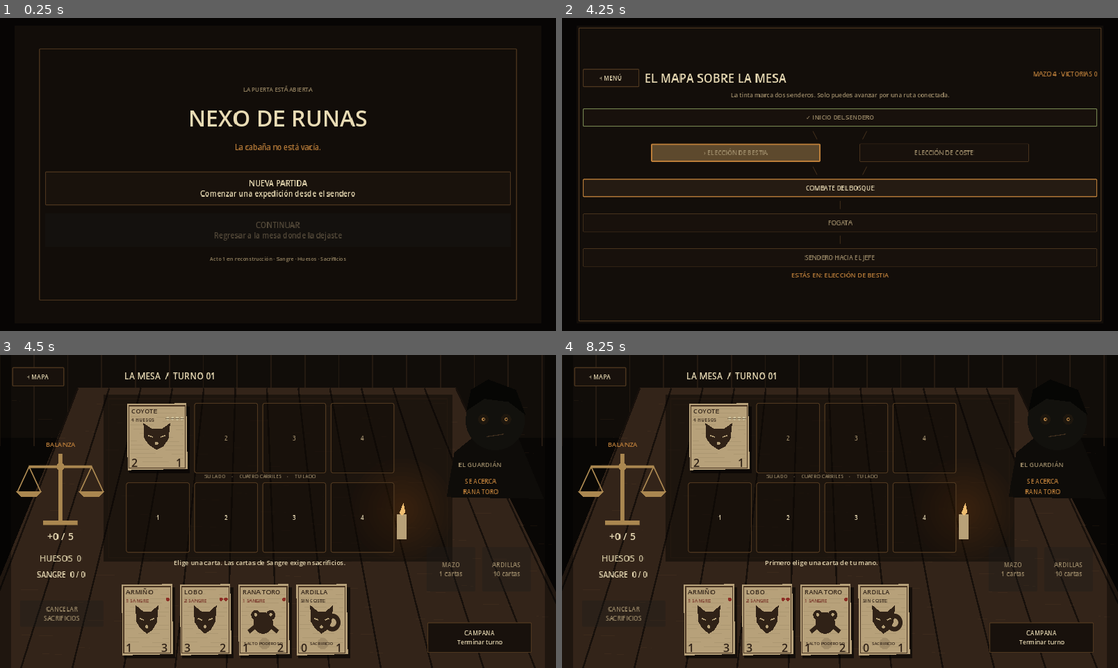
Above: before the commit, frames 1-4 (two rows, left to right).
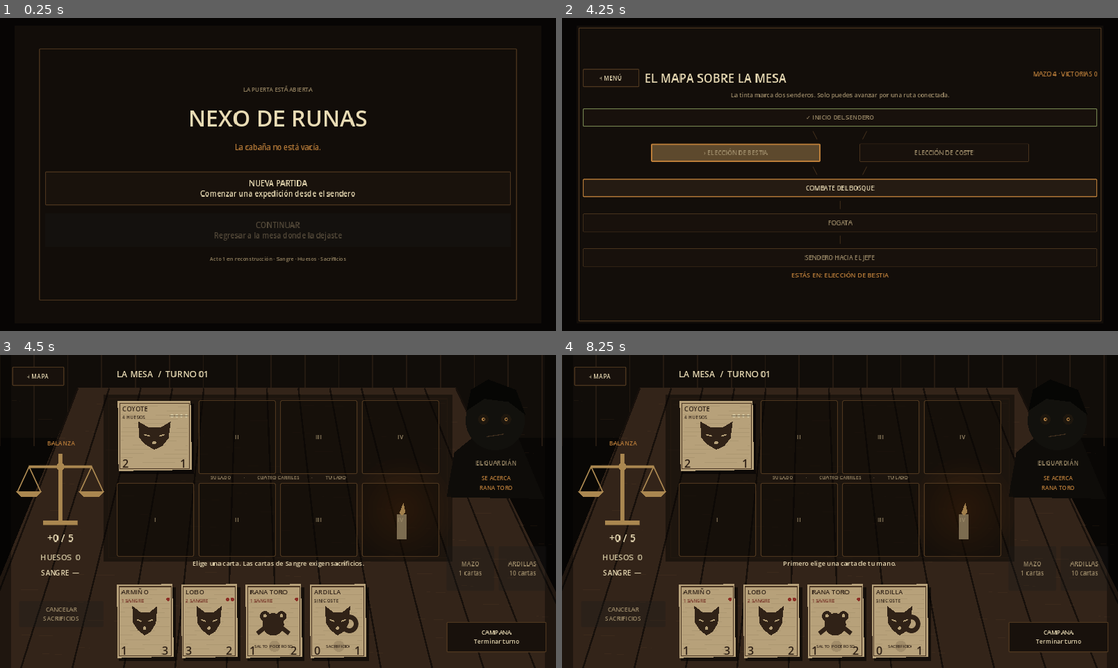
Above: after the commit, the same moments.

Repository: LoloscarPrr/Nexo-de-runas-v2
Game: Godot game, scene res://scenes/main.tscn
Two runs of this game, one before a commit and one after it. Both use one fixed random seed, a clock stepped at 60 frames per second and the inputs below.
Inputs (mouse positions are in pixels of both pictures, inside the frame that each line leads up to):
- Up to frame 1 (0.25 s): no input
- Up to frame 2 (4.25 s): click "NUEVA PARTIDA Comenzar una ex…" at 0.5 s; click "‹ MENÚ" at 1.25 s; click "NUEVA PARTIDA Comenzar una ex…" at 2 s; click "ELECCIÓN DE BESTIA" at 2.75 s; click (756, 180) at 3.52 s
- Up to frame 3 (4.5 s): click "COMBATE DEL BOSQUE" at 4.25 s
- Up to frame 4 (8.25 s): click "‹ MAPA" at 5 s; click "‹ MENÚ" at 5.75 s; click "CONTINUAR Regresar a la mesa …" at 6.5 s; click "COMBATE DEL BOSQUE" at 7.25 s; click (717, 517) at 8 s, where only the run before the commit has a clickable "1"

Frames 1-2 are identical in both runs. In frame 3, 10% of the frame differs, in the area x 2-99%, y 3-98%; in frame 4, 10%.

Commit message:
feat(ui): route campaign through immersive Acto 1 view

Diff:
--- a/scripts/main.gd
+++ b/scripts/main.gd
@@ -3,7 +3,7 @@
 ## Nexo de Runas V2 — flujo principal enfocado exclusivamente en Acto 1.
 ## El antiguo constructor por facciones y Batalla local quedan fuera del menú activo.
 
-const CampaignViewScript = preload("res://scripts/ui/campaign_view.gd")
+const CampaignViewScript = preload("res://scripts/ui/immersive_campaign_view.gd")
 
 const NIGHT := Color8(7, 5, 4)
 const CABIN := Color8(18, 13, 9)
